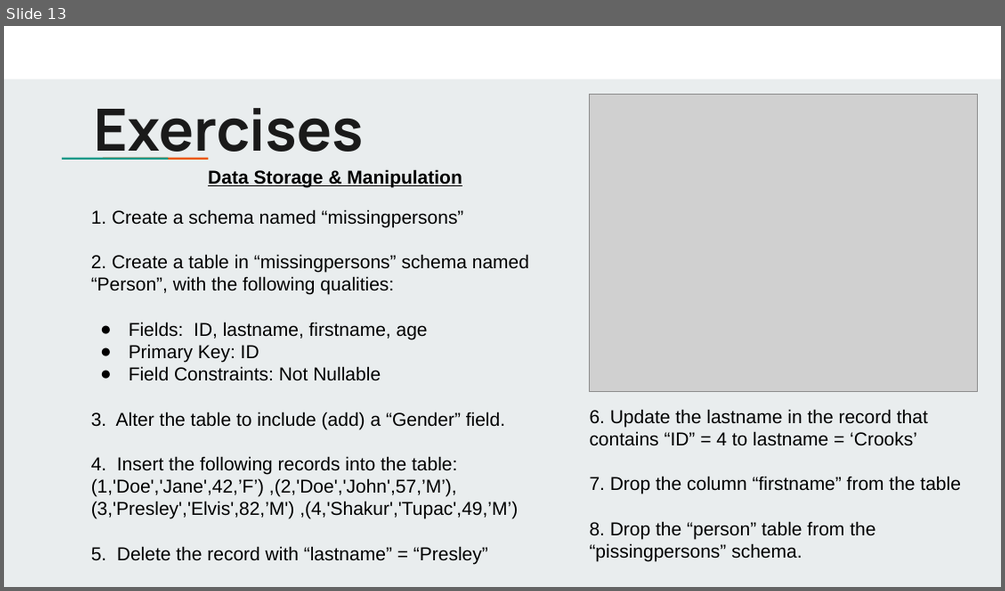
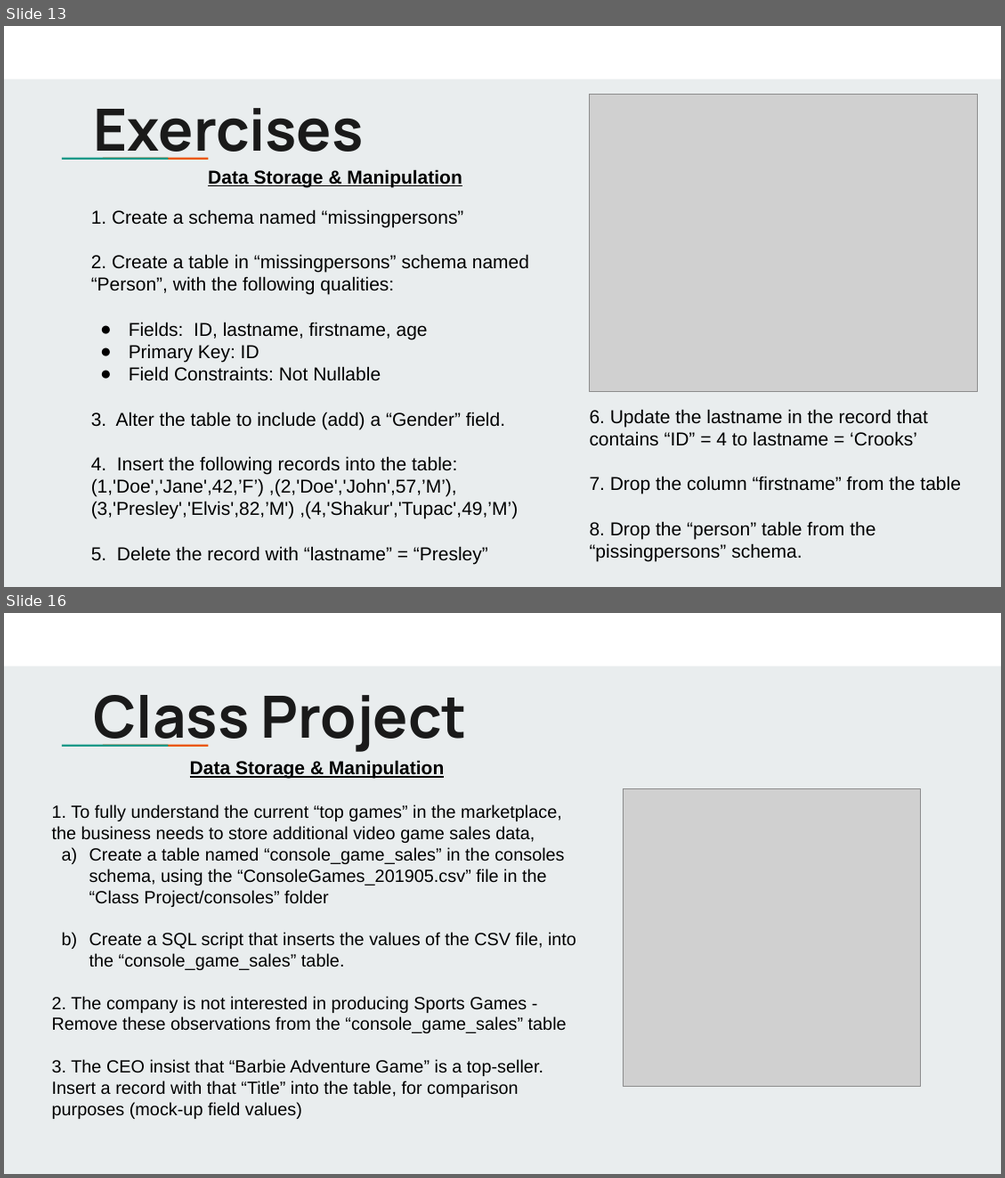
Before and after one commit to jbergmann56/OSDA-DataManipulationAndManagement, a slide deck: Lectures/(3) Extracting & Storing Data.pptx. Shown one above the other, each under a label of ours: slide 13 before the commit, slides 13 and 16 after it; the slides between them are not shown. The pictures are 1005x591 and 1005x1178 pixels, drawn with LibreOffice and Linux fonts; fonts in the diff are those of the drawing; grey boxes stand for pictures. Boxes give left, top, right and bottom in pixels: in the first picture for what was removed or moved away, otherwise in the second. Text is boxed around its words. In the diff, an @@ line names an element or a change of style, - is before the commit and + after.

Commit message:
10.20 class upd

```diff
--- a/Lectures/(3) Extracting & Storing Data.pptx
+++ b/Lectures/(3) Extracting & Storing Data.pptx
@@ slide 16 added at bbox=[4, 613, 1001, 1174], background #E9EDEE; not listed: 3 template elements that a slide beside it also shows @@
@@ title added at bbox=[94, 695, 468, 752], 56 pt, text #1A1A1A, bold @@
+Class Project
@@ text added at bbox=[52, 761, 576, 1119], 17 pt, text #000000 @@
+Data Storage & Manipulation
+1. To fully understand the current “top games” in the marketplace, the business needs to store additional video game sales data,
+a) Create a table named “console_game_sales” in the consoles schema, using the “ConsoleGames_201905.csv” file in the “Class Project/consoles” folder
+b) Create a SQL script that inserts the values of the CSV file, into the “console_game_sales” table.
+2. The company is not interested in producing Sports Games - Remove these observations from the “console_game_sales” table
+3. The CEO insist that “Barbie Adventure Game” is a top-seller. Insert a record with that “Title” into the table, for comparison purposes (mock-up field values)
@@ picture added at bbox=[623, 788, 920, 1086] @@
```
Also in this commit, not shown: 2 other slides added, 20 other files.
